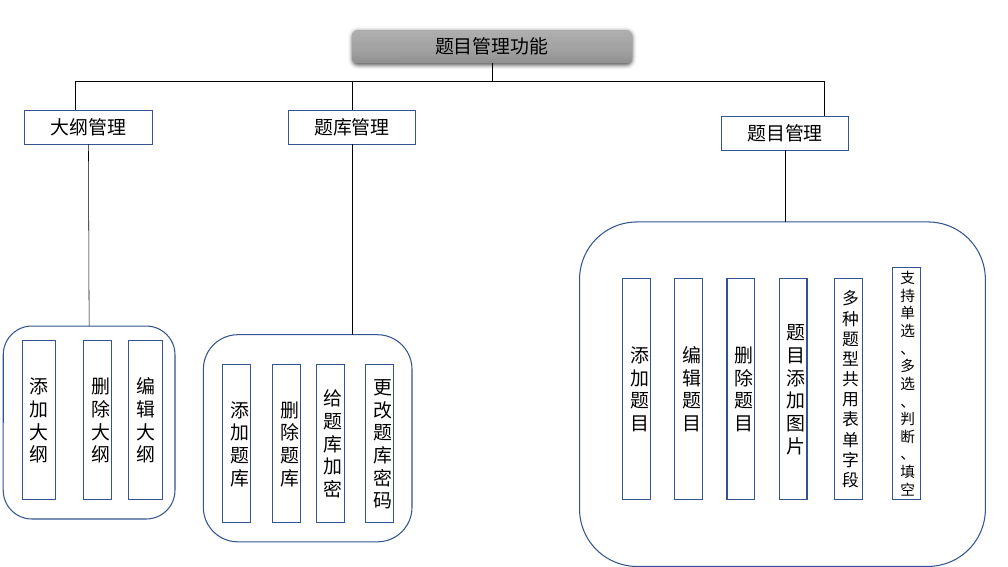
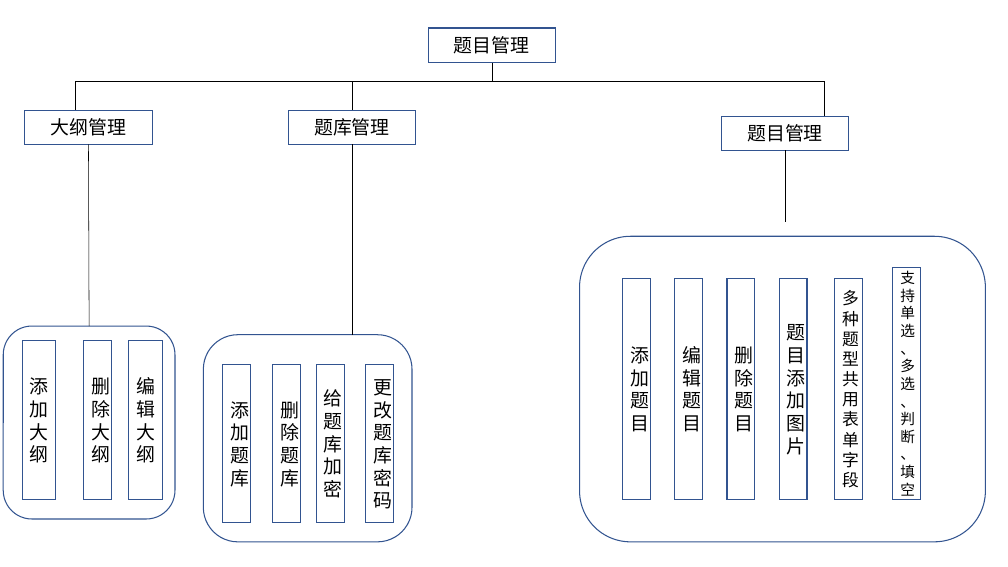
Before and after one commit to simple5960/bishe, a slide deck: slide 22 of 答辩.pptx. Drawn at 1008x567 pixels with LibreOffice and Linux fonts; fonts in the diff are those of the drawing. Boxes give left, top, right and bottom in pixels: in the first picture for what was removed or moved away, otherwise in the second. Text is boxed around its words. In the diff, an @@ line names an element or a change of style, - is before the commit and + after.

```diff
--- a/答辩.pptx
+++ b/答辩.pptx
@@ rectangle "题目管理": place and size @@
-rectangle "题目管理" at bbox=[352, 30, 632, 64]
+rectangle "题目管理" at bbox=[428, 28, 555, 62]
@@ rectangle "题目管理" at bbox=[428, 28, 555, 62]: rounded rectangle to rectangle; fill gradient #AFAFAF to #A5A5A5 to #939393 to none; outline none to #325491 1 pt; shadow off @@
@@ text in rectangle at bbox=[454, 36, 530, 54]: text changed @@
-题目管理功能
+题目管理
@@ rounded rectangle: place and size @@
-rounded rectangle at bbox=[580, 222, 986, 567]
+rounded rectangle at bbox=[580, 236, 986, 541]
```
Also in this commit, not shown: 1 other slide changed, 2 slides added, 47 other files.
